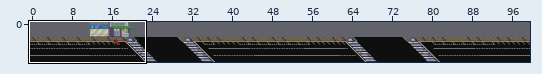
One commit to this Tiled map (JSON): assets/images/untitled.tmj. Above: a wide view before the commit, with the close-up outlined.
Close-up. Before the edit:
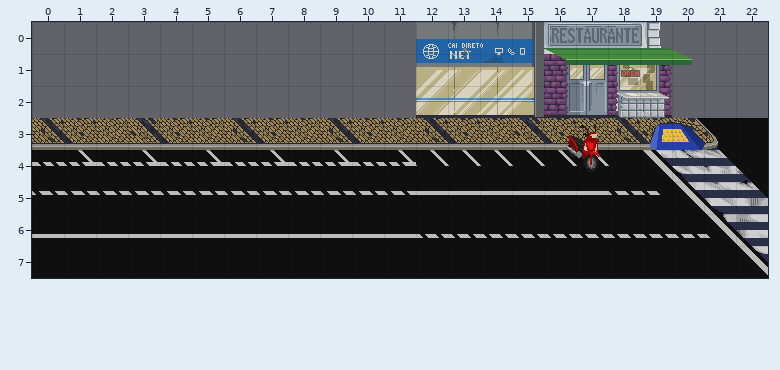
Cells are 32x32 px. Shown: x 0..22, y 0..7.
Now the later version:
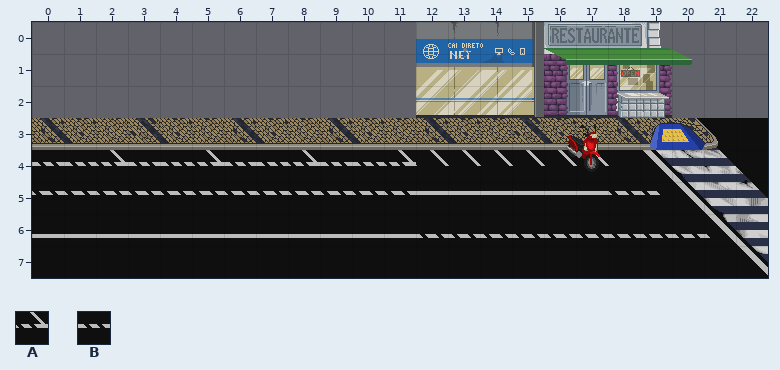
Key: from "street": A 24, B 26.
_ is an empty cell, . an unchanged one.
Change:
--- layer "Tile Layer 1"
@@ x 1..9 @@
-4 ABA...ABA
+4 BAB...BAB
Changed places in both close-ups, as pixel boxes (x1, y1, x2, y2):
changed: (64, 150, 157, 166)
changed: (256, 150, 349, 166)
